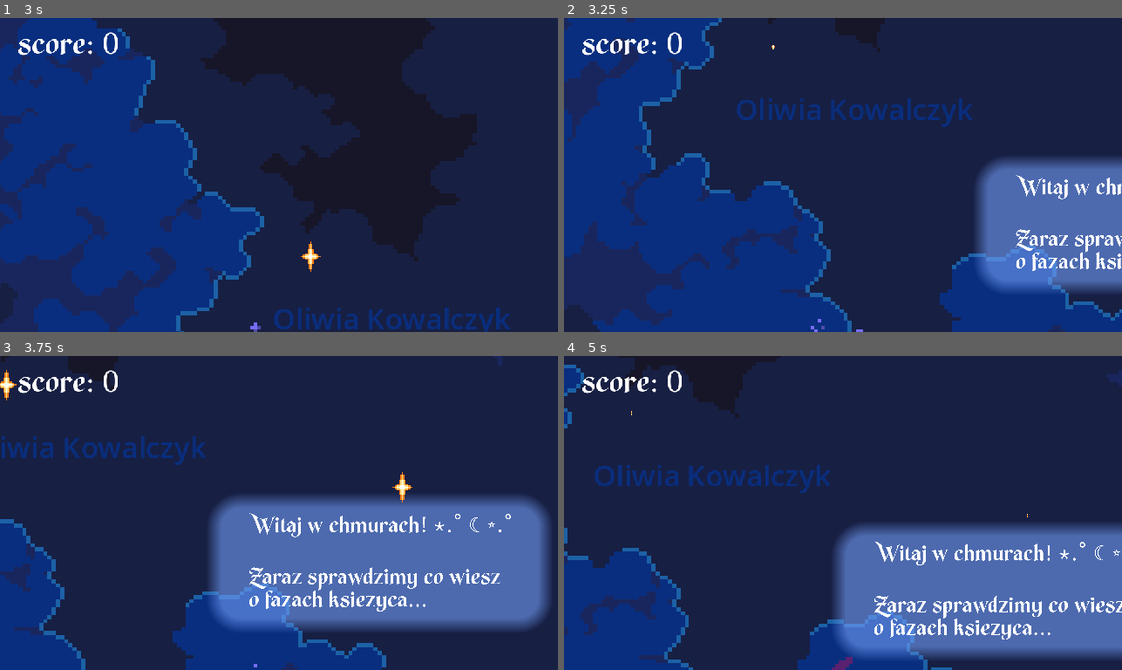
Above: before the commit, frames 1-4 (two rows, left to right).
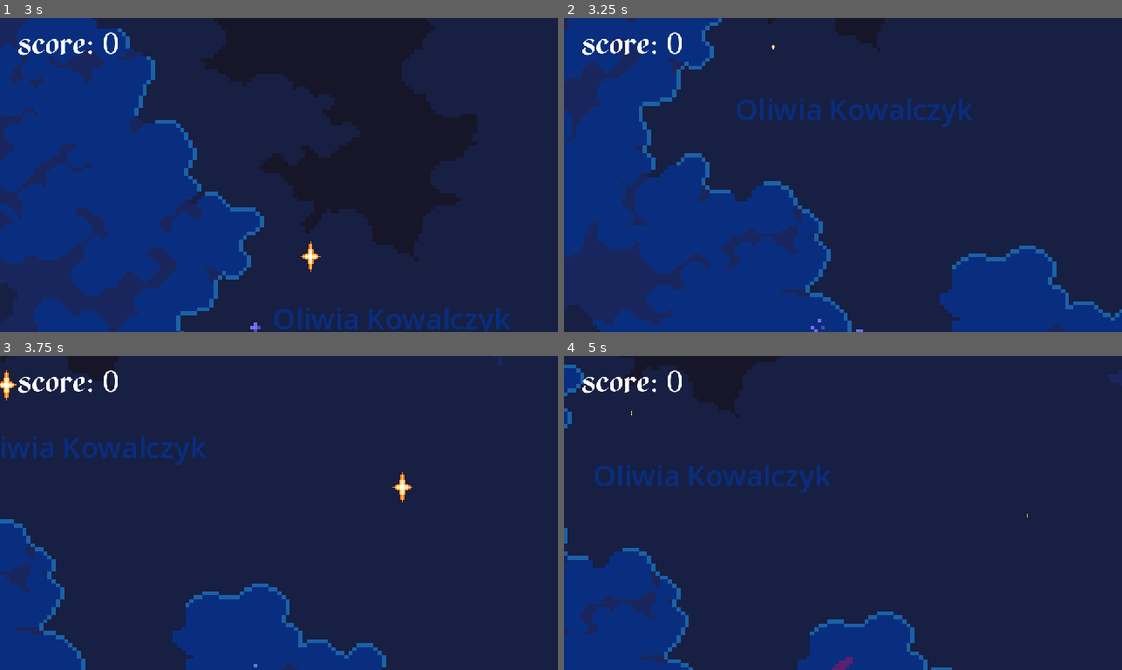
Above: after the commit, the same moments.

Repository: xoxosykes/witchpath
Game: Godot game, scene res://Sceny/moon_level.tscn
The game is run twice, just before and just after one commit, with the same random seed, the same clock (stepped at 60 frames per second) and the same inputs. This scene is started directly instead of the project's main scene.
Inputs (mouse positions are in pixels of both pictures, inside the frame that each line leads up to):
- Up to frame 1 (3 s): tap Enter (ui_accept) at 0.5, 0.77, 1.52 s; move the mouse to (401, 159) at 0.52 s; hold E (interact) 0.53-1.28 s; hold Right (ui_right) 0.53-2.03 s; click (401, 159) at 0.67 s; move the mouse to (167, 190) at 1.27 s; tap F (toggle_magic_sense) at 1.35, 2.85 s; move the mouse to (334, 105) at 2.02 s; hold Left (ui_left) 2.03-2.78 s; hold E (interact) 2.03-2.78 s; move the mouse to (251, 237) at 2.77 s; hold Right (ui_right) from 2.78 s (still down); click (251, 237) at 2.92 s
- Up to frame 2 (3.25 s): keep holding Right (ui_right); tap Enter (ui_accept) at 3.02 s
- Up to frame 3 (3.75 s): keep holding Right (ui_right); move the mouse to (446, 560) at 3.52 s; hold E (interact) from 3.53 s (still down)
- Up to frame 4 (5 s): tap Enter (ui_accept) at 3.77, 4.52 s; move the mouse to (675, 465) at 4.27 s; release Right (ui_right) at 4.28 s; release E (interact) at 4.28 s; hold Left (ui_left) from 4.28 s (still down); tap F (toggle_magic_sense) at 4.35 s

Frame 1 is identical in both runs. In frame 2, 11% of the frame differs, in the area x 73-100%, y 44-88%; in frame 3, 25%, in the area x 37-99%, y 44-88%; in frame 4, 22%.

Commit message:
idk co zmieniłam

Diff:
--- a/Sceny/bozek_ksiezyca.tscn
+++ b/Sceny/bozek_ksiezyca.tscn
@@ -1,7 +1,8 @@
 [gd_scene load_steps=8 format=3 uid="uid://fb2n3qmo7pac"]
 
 [ext_resource type="Script" uid="uid://v61acop5f6ub" path="res://scripts/bozek_ksiezyca.gd" id="1_r5yfm"]
-[ext_resource type="Texture2D" uid="uid://b5lqj5iycd3tl" path="res://Assety_moon_level/Gemini_Generated_Image_g79o8xg79o8xg79o-removebg-preview.png" id="1_tqe3x"]
+[ext_resource type="Texture2D" uid="uid://d04ygftw5ijan" path="res://Assety_moon_level/Batxddd.png" id="1_tqe3x"]
+
 
 [sub_resource type="AtlasTexture" id="AtlasTexture_r5yfm"]
 atlas = ExtResource("1_tqe3x")
